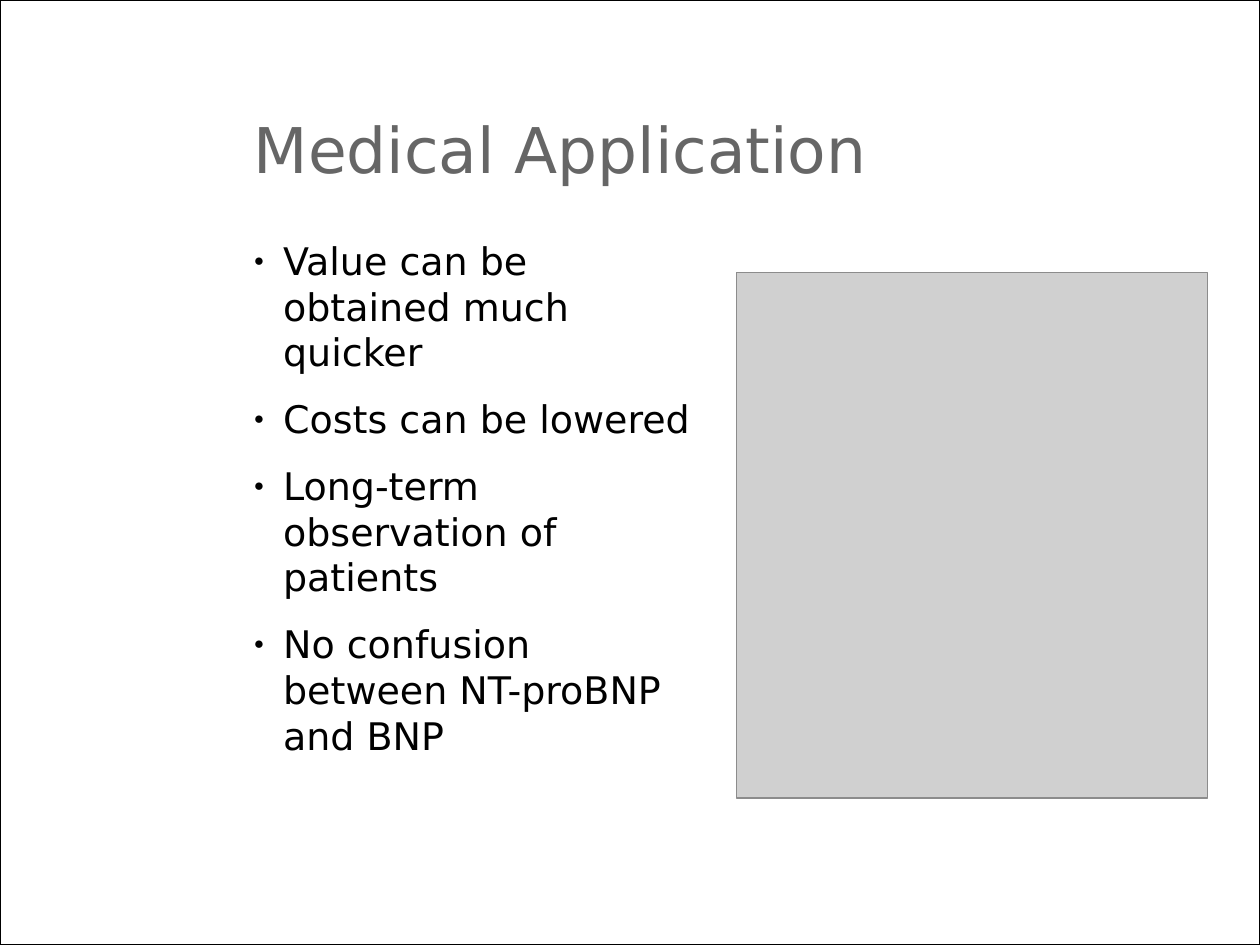
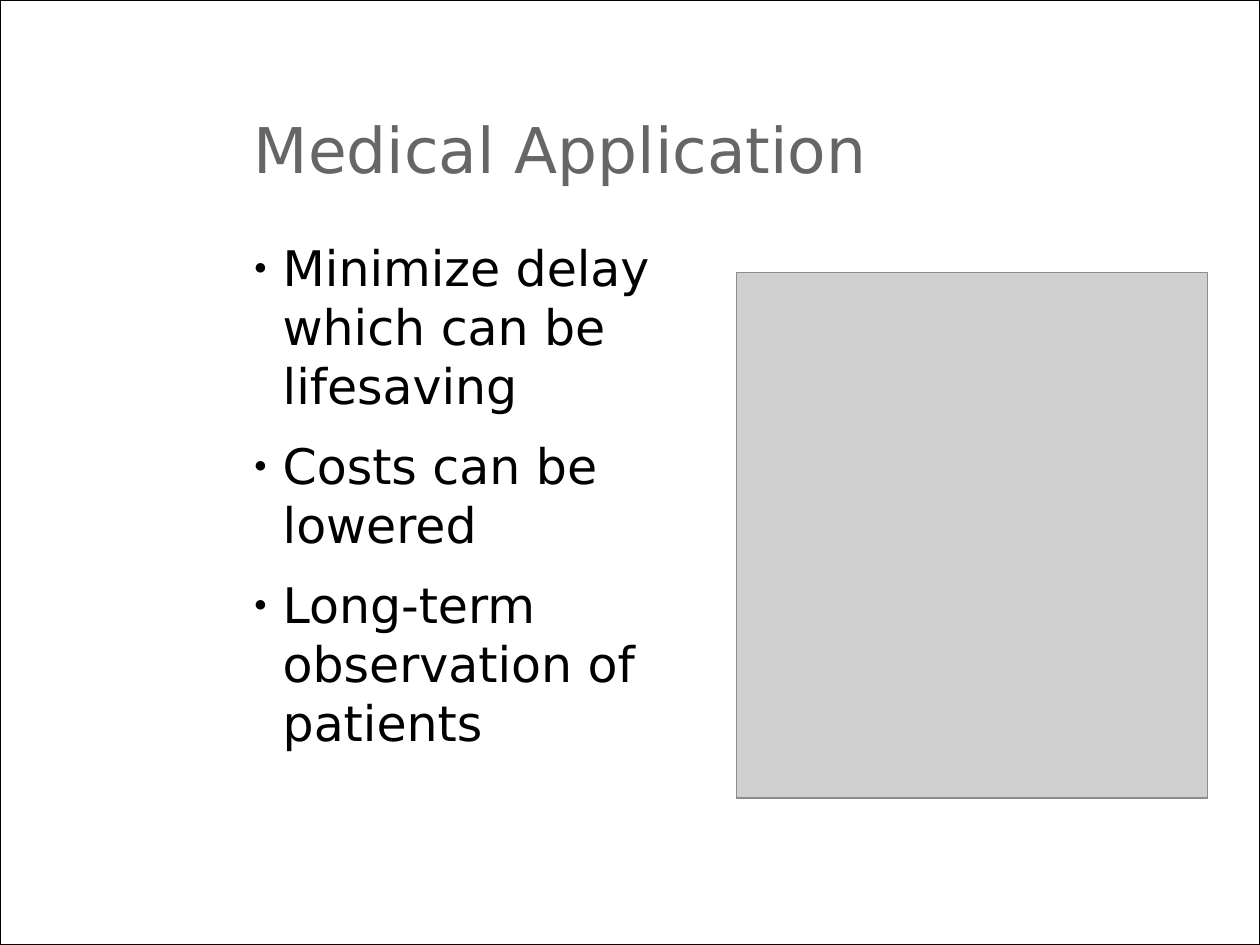
Before and after one commit to m3x1m0m/UppSense, a slide deck: slide 9 of docs/presentations/translational_pitch.ppt (slide 6 before the commit). Drawn at 1260x945 pixels with LibreOffice and Linux fonts; fonts in the diff are those of the drawing; grey boxes stand for pictures; background and template pictures are left out. Boxes give left, top, right and bottom in pixels: in the first picture for what was removed or moved away, otherwise in the second. Text is boxed around its words. In the diff, an @@ line names an element or a change of style, - is before the commit and + after.

```diff
--- a/docs/presentations/translational_pitch.ppt
+++ b/docs/presentations/translational_pitch.ppt
@@ text at (283, 248, 650, 415): text changed; size 21.7 to 28 pt @@
-● Value can be obtained much quicker
+● Minimize delay which can be lifesaving
@@ text at (283, 446, 635, 752): size 21.7 to 28 pt in "Costs can be lowered", "Long-term observation of patients" @@
@@ text at (283, 629, 660, 751): paragraph removed @@
-● No confusion between NT-proBNP and BNP
```
Also in this commit, not shown: 7 other slides changed, 5 slides added, 3 slides removed, 8 other files.
